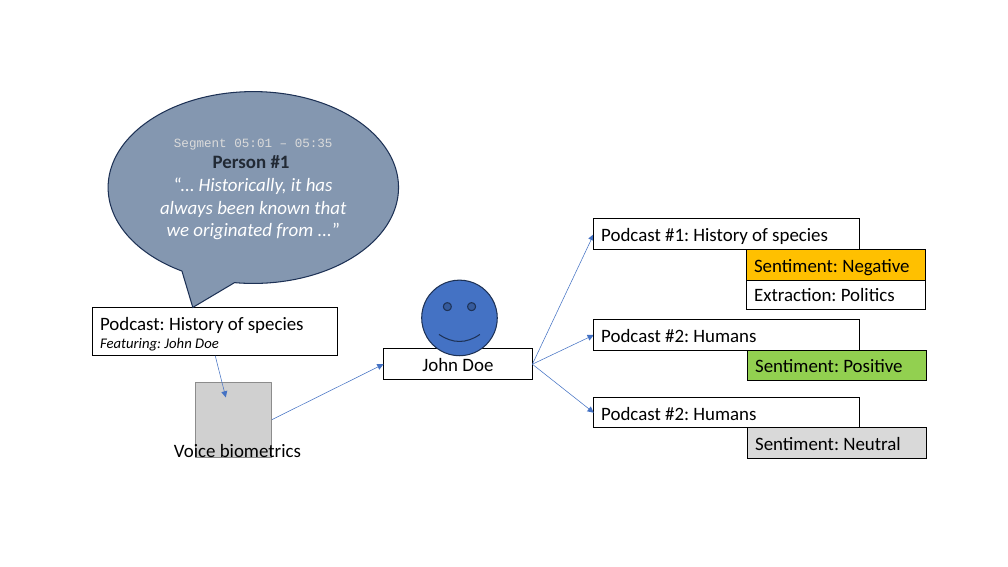
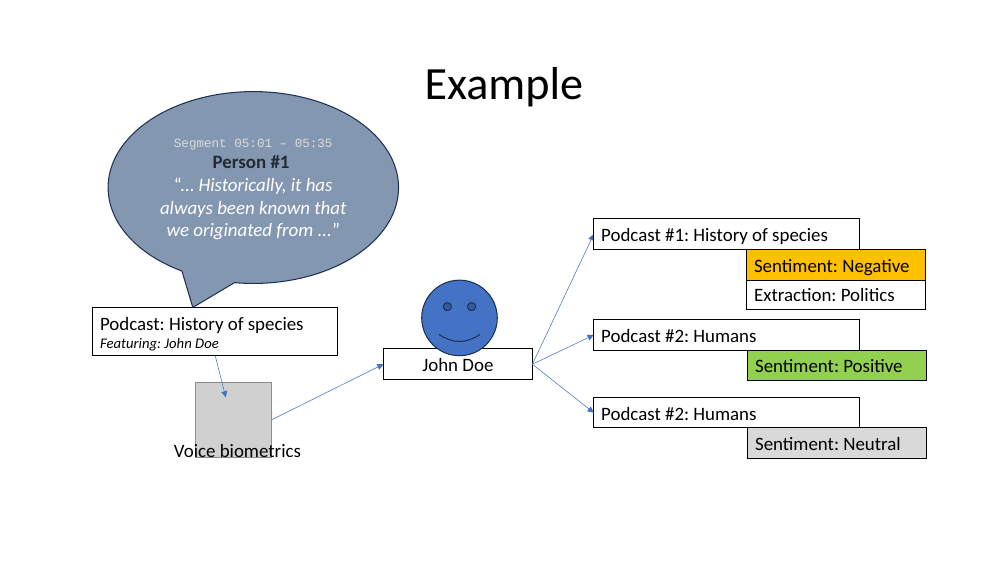
Before and after one commit to IsaackRasmussen/Tell-me-more, a slide deck: slide 3 of Presentation/Tell me more!.pptx. Drawn at 1008x567 pixels with LibreOffice and Linux fonts; fonts in the diff are those of the drawing; grey boxes stand for pictures. Boxes give left, top, right and bottom in pixels: in the first picture for what was removed or moved away, otherwise in the second. Text is boxed around its words. In the diff, an @@ line names an element or a change of style, - is before the commit and + after.

```diff
--- a/Presentation/Tell me more!.pptx
+++ b/Presentation/Tell me more!.pptx
@@ title added at (425, 67, 584, 107), 44 pt, text #000000 @@
+Example
```
Also in this commit, not shown: 1 other slide changed, 28 other files.
